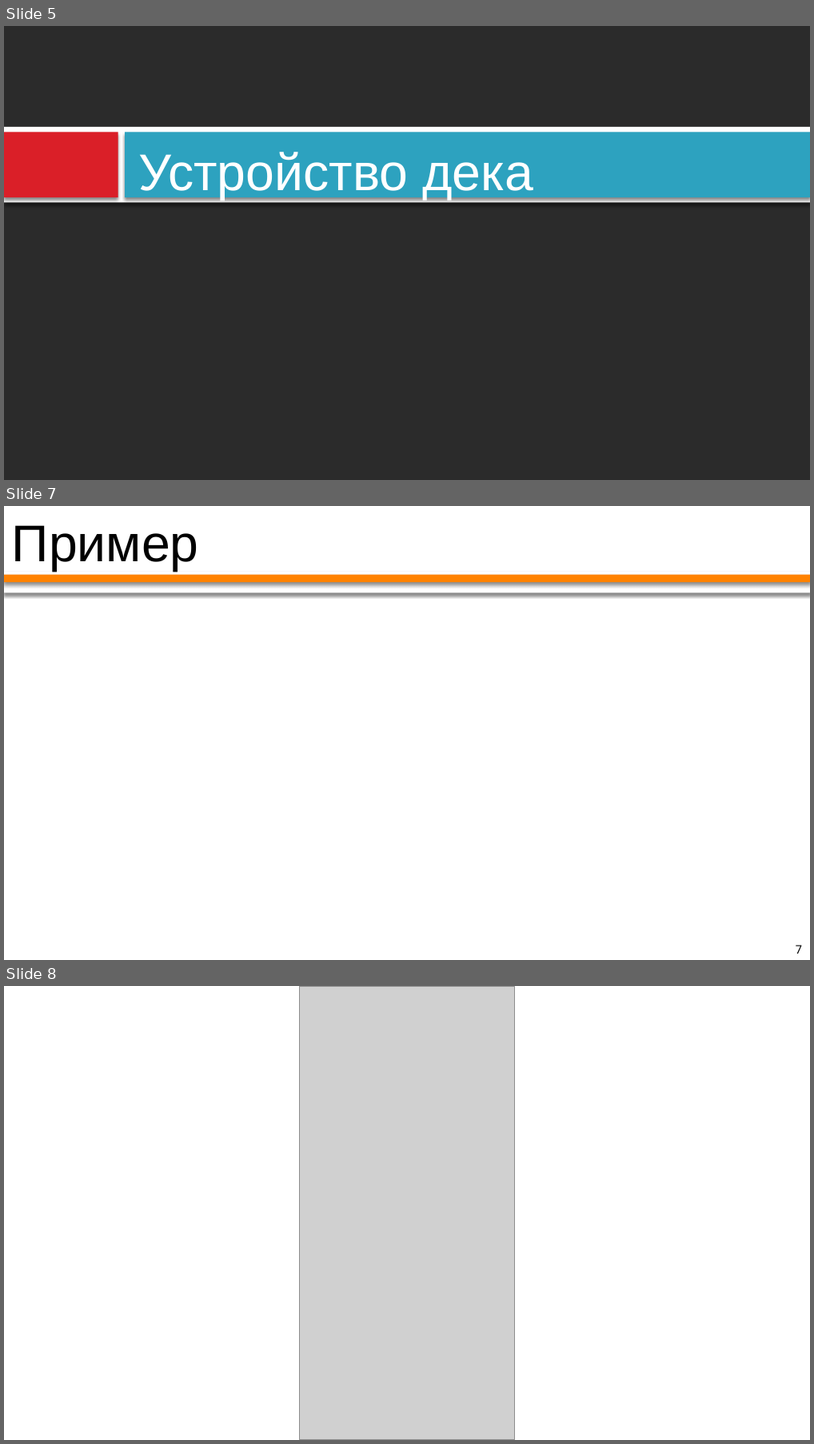
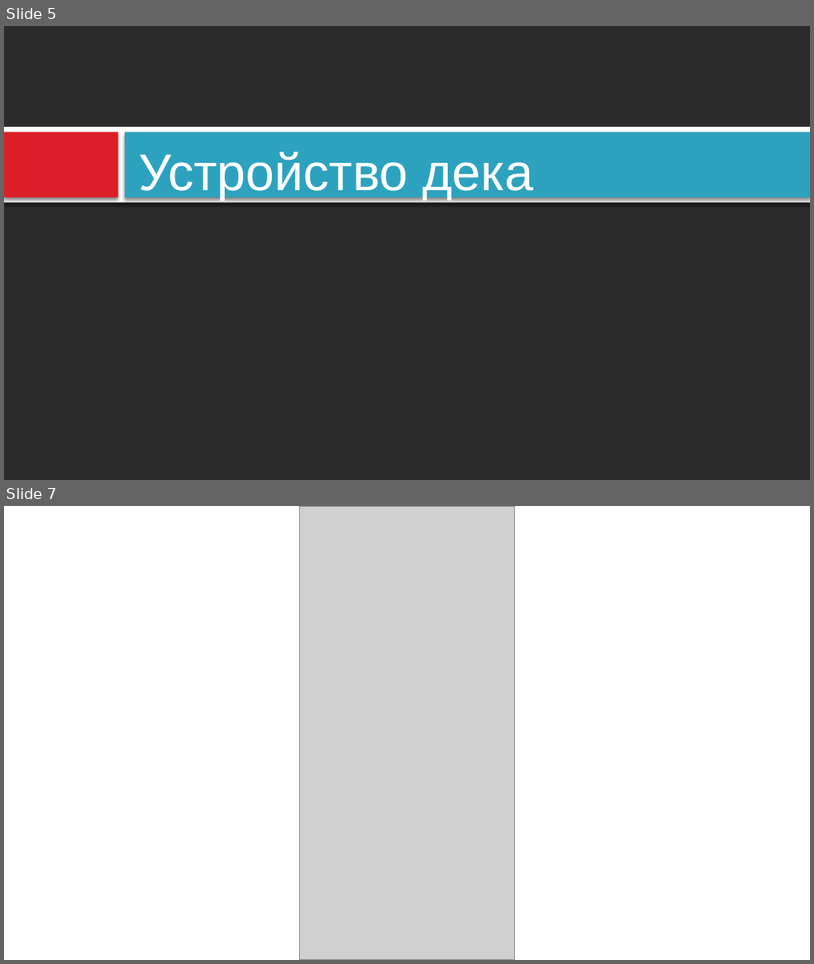
Before and after one commit to PatriotRossii/ducktalks_0, a slide deck: deque/appendix/deque. Устройство и реализация.pptx. Shown one above the other, each under a label of ours: slides 5, 7 and 8 before the commit, slides 5 and 7 after it; the slides between them are not shown. The pictures are 814x1444 and 814x964 pixels, drawn with LibreOffice and Linux fonts; fonts in the diff are those of the drawing; grey boxes stand for pictures; background and template pictures are left out; a plain dark background stands for a picture behind light text. Boxes give left, top, right and bottom in pixels: in the first picture for what was removed or moved away, otherwise in the second. Text is boxed around its words. In the diff, an @@ line names an element or a change of style, - is before the commit and + after.

```diff
--- a/deque/appendix/deque. Устройство и реализация.pptx
+++ b/deque/appendix/deque. Устройство и реализация.pptx
@@ slide 7 removed at (4, 506, 810, 960), background #FFFFFF @@
@@ text removed at (12, 525, 199, 571) @@
-Пример
@@ rectangle removed at (4, 572, 810, 592) @@
@@ rectangle removed at (4, 575, 810, 582) @@
@@ page number removed at (796, 944, 802, 953) @@
-7
@@ what was slide 8 is now slide 7 @@
```
Also in this commit, not shown: 3 slides changed, 10 slides added.
